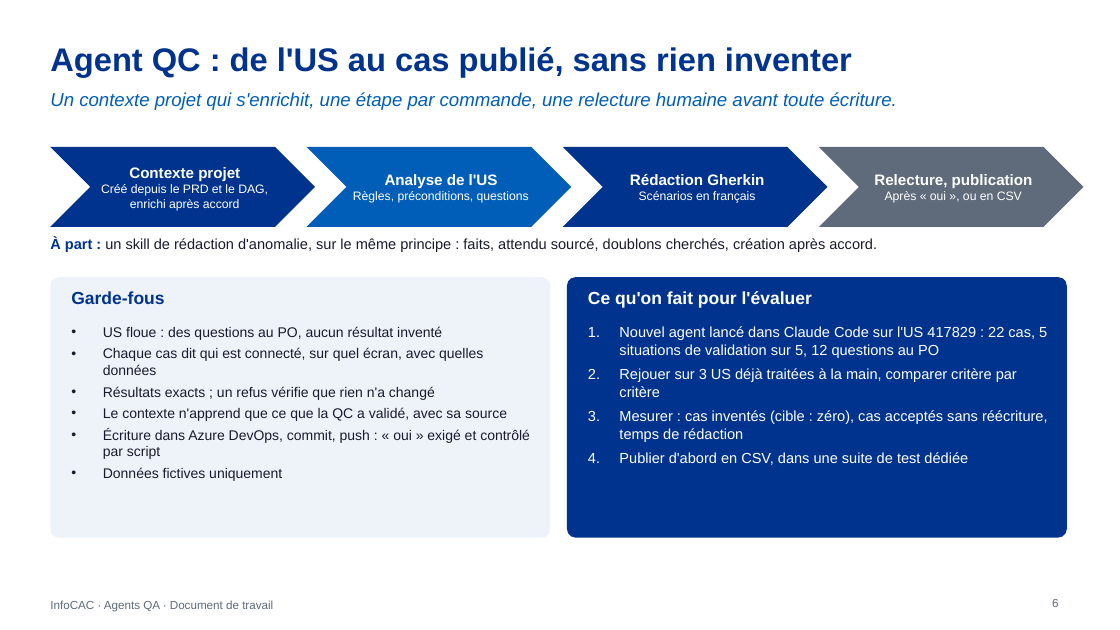
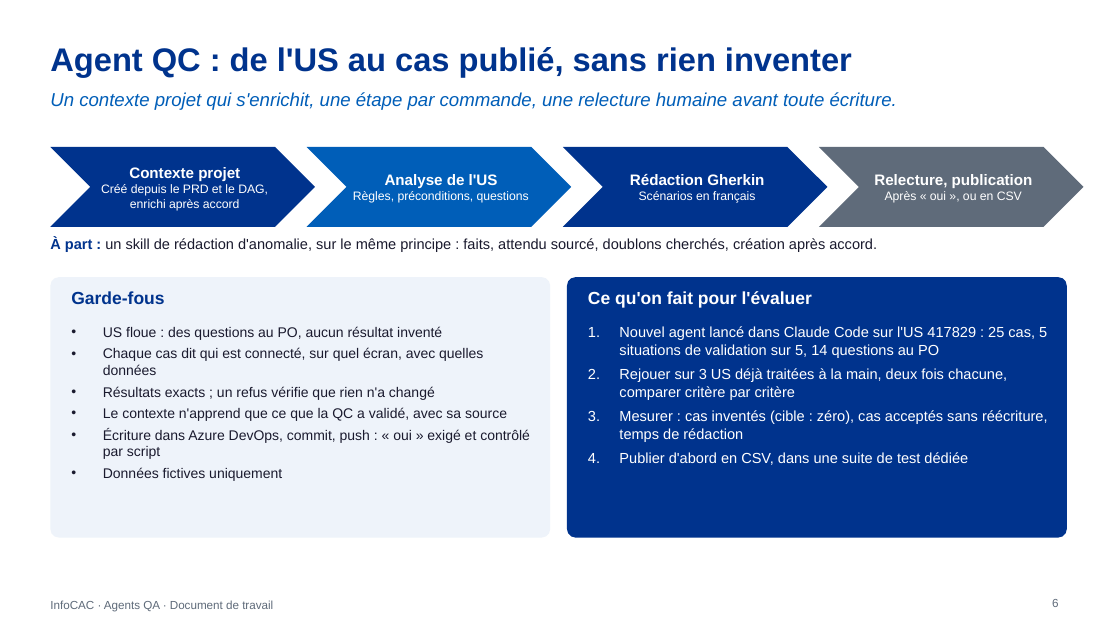
Before and after one commit to DauraRady/Travaux-QA, a slide deck: slide 6 of doc/InfoCAC-agents-QA.pptx. Drawn at 1120x630 pixels with LibreOffice and Linux fonts; fonts in the diff are those of the drawing. Boxes give left, top, right and bottom in pixels: in the first picture for what was removed or moved away, otherwise in the second. Text is boxed around its words. In the diff, an @@ line names an element or a change of style, - is before the commit and + after.

```diff
--- a/doc/InfoCAC-agents-QA.pptx
+++ b/doc/InfoCAC-agents-QA.pptx
@@ text at (x1=619, y1=326, x2=1047, y2=400): text changed @@
-1. Nouvel agent lancé dans Claude Code sur l'US 417829 : 22 cas, 5 situations de validation sur 5, 12 questions au PO
-2. Rejouer sur 3 US déjà traitées à la main, comparer critère par critère
+1. Nouvel agent lancé dans Claude Code sur l'US 417829 : 25 cas, 5 situations de validation sur 5, 14 questions au PO
+2. Rejouer sur 3 US déjà traitées à la main, deux fois chacune, comparer critère par critère
```
Also in this commit, not shown: 1 other slide changed, 5 other files.
